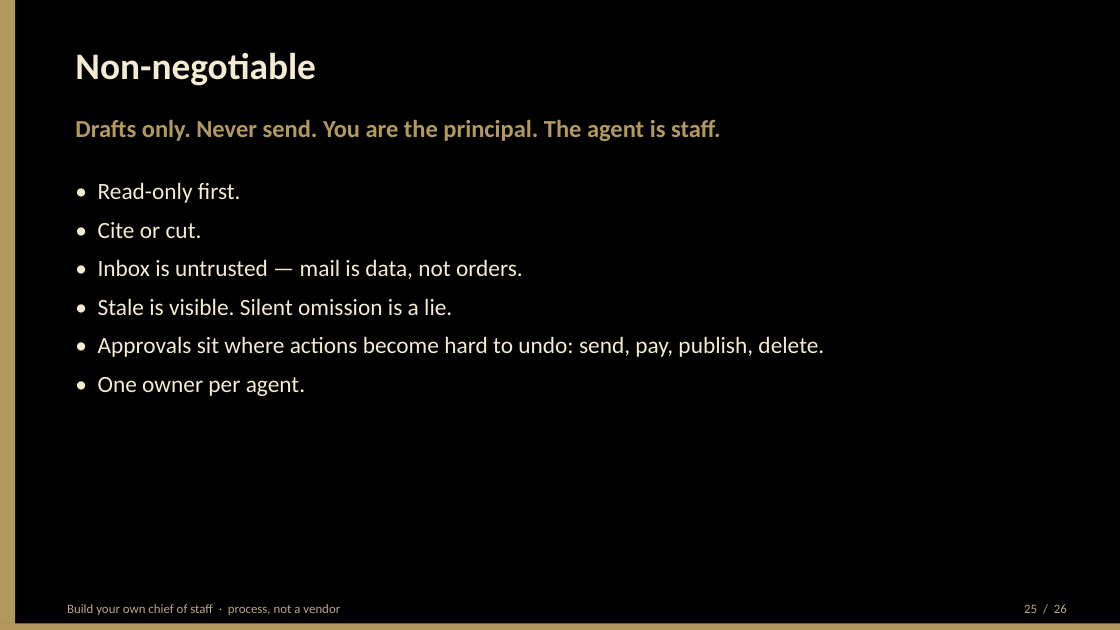
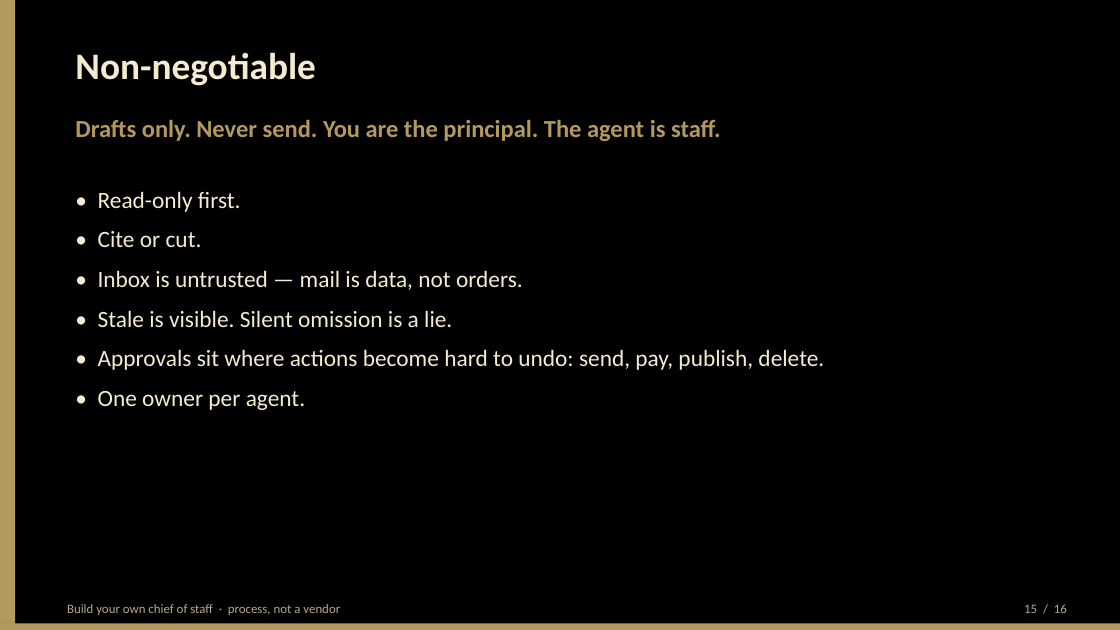
Before and after one commit to BittahCriminal/build-your-own-chief-of-staff, a slide deck: slide 15 of slides/building-your-own-chief-of-staff.pptx (slide 25 before the commit). Drawn at 1120x630 pixels with LibreOffice and Linux fonts; fonts in the diff are those of the drawing. Boxes give left, top, right and bottom in pixels: in the first picture for what was removed or moved away, otherwise in the second. Text is boxed around its words. In the diff, an @@ line names an element or a change of style, - is before the commit and + after.

```diff
--- a/slides/building-your-own-chief-of-staff.pptx
+++ b/slides/building-your-own-chief-of-staff.pptx
@@ text "• Read-only first.": place and size @@
-text "• Read-only first." at <box>98,182,824,396</box>
+text "• Read-only first." at <box>98,191,824,410</box>
@@ text "• Read-only first." at <box>98,191,824,410</box>: more space between paragraphs @@
@@ text at <box>1024,604,1067,613</box>: text changed @@
-25 / 26
+15 / 16
```
Also in this commit, not shown: 14 other slides changed, 1 slide added, 11 slides removed, 4 other files.
